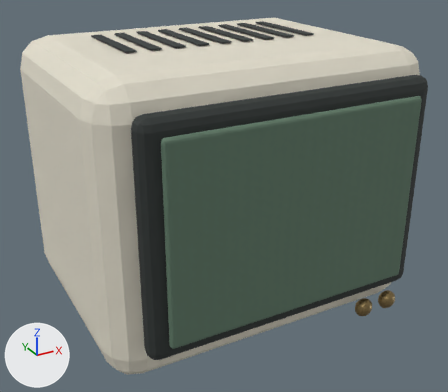
What one commit did to the Blender file keepsake/art/furniture/crt-1.blend.
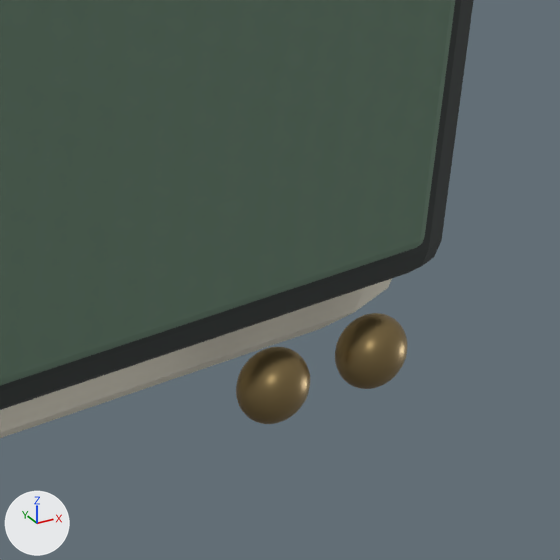
Old and new are each drawn whole from a 50 mm camera at (-0.3285, -0.6018, 0.453) aimed at (0.0004, -0.0037, 0.154) and again close up on the part from 67% to 96% of the width and 55% to 89% of the height. Every picture has the same lights, and +X, +Y and +Z are marked at lower left. The first two pictures are the older version.

Before the edit, the objects in view are built like this:
```python
me_cube_109 = bpy.data.meshes.new('Cube.109')
me_cube_109.from_pydata(...)  # 96 vertices, 98 faces; spans x -0.142..0.142, y -0.004..0.004, z -0.104..0.104
me_cube_109.materials.append(mat_moss_linen)
me_sphere_004 = bpy.data.meshes.new('Sphere.004')
me_sphere_004.from_pydata(...)  # a UV sphere (24 segments, 24 rings, poles along z) spanning x -1.0..1.0, y -1.0..1.0, z -1.0..1.0
me_sphere_004.polygons.foreach_set('use_smooth', [True] * 576)
me_sphere_004.materials.append(mat_aged_brass)  # brown #9e8659
me_sphere_005 = bpy.data.meshes.new('Sphere.005')
me_sphere_005.from_pydata(...)  # a UV sphere (24 segments, 24 rings, poles along z) spanning x -1.0..1.0, y -1.0..1.0, z -1.0..1.0
me_sphere_005.polygons.foreach_set('use_smooth', [True] * 576)
me_sphere_005.materials.append(mat_aged_brass)  # brown #9e8659
ob_control_knob = bpy.data.objects.new('Control knob', me_sphere_004)
ob_control_knob.location = (0.105, -0.148, 0.047)
ob_control_knob.scale = (0.011, 0.008, 0.011)
ob_control_knob_001 = bpy.data.objects.new('Control knob.001', me_sphere_005)
ob_control_knob_001.location = (0.14, -0.148, 0.047)
ob_control_knob_001.scale = (0.011, 0.008, 0.011)
ob_screen_surface = bpy.data.objects.new('Screen surface', me_cube_109)
ob_screen_surface.location = (0.0, -0.158, 0.19)
# also in view: 'Screen bezel' at (0.0, -0.143, 0.19); 'Rounded CRT body' at (0.0, 0.02, 0.18)
```
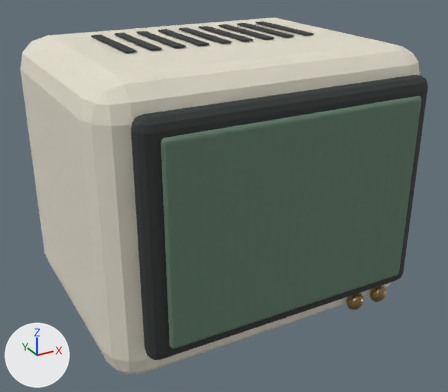
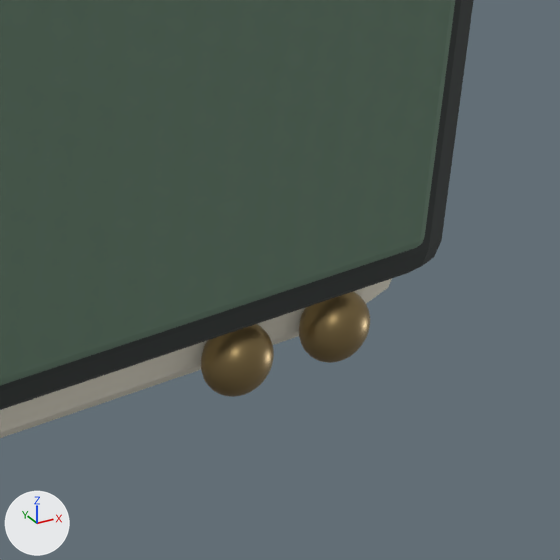
Boxes (x1, y1, x2, y2) around the edits, measured in the close-ups (560 x 560 px):
'Control knob', moved
    before: (236, 347, 310, 424)
    after: (201, 324, 274, 397)
'Control knob.001', moved
    before: (335, 313, 407, 389)
    after: (299, 292, 370, 363)

What changed in the scene script:
```text
Change ob_control_knob:
    ob_control_knob.location: (0.105, -0.148, 0.047) -> (0.105, -0.133, 0.047)
Change ob_control_knob_001:
    ob_control_knob_001.location: (0.14, -0.148, 0.047) -> (0.14, -0.133, 0.047)
```
